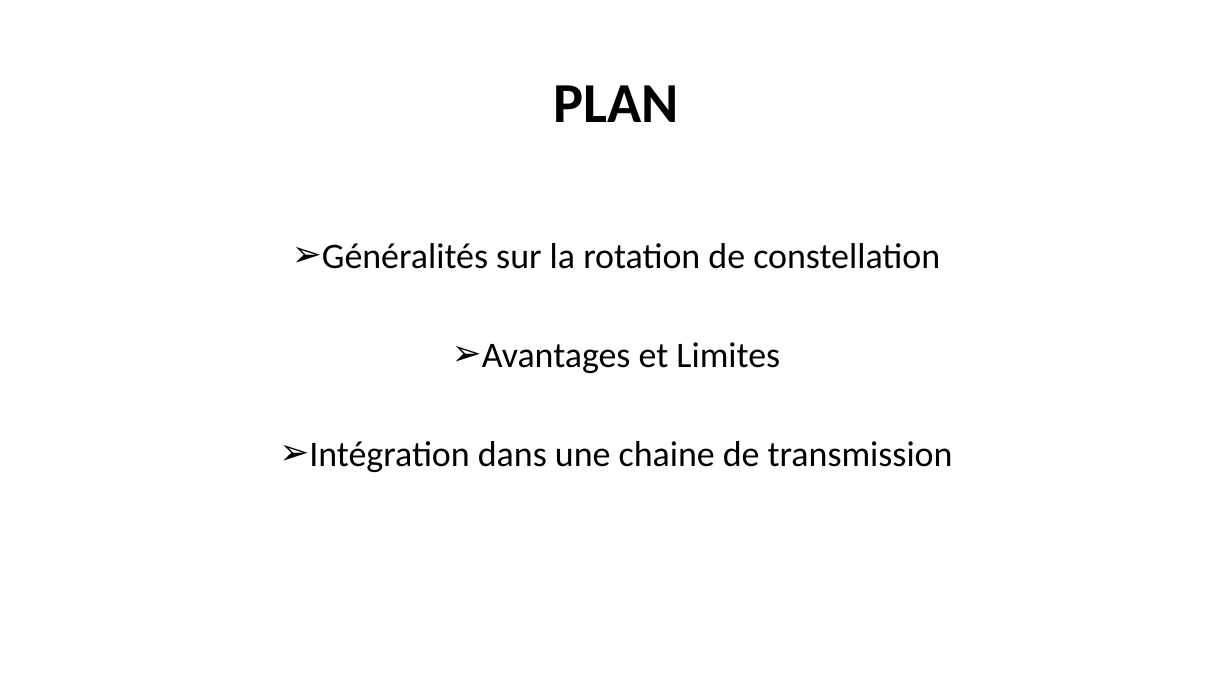
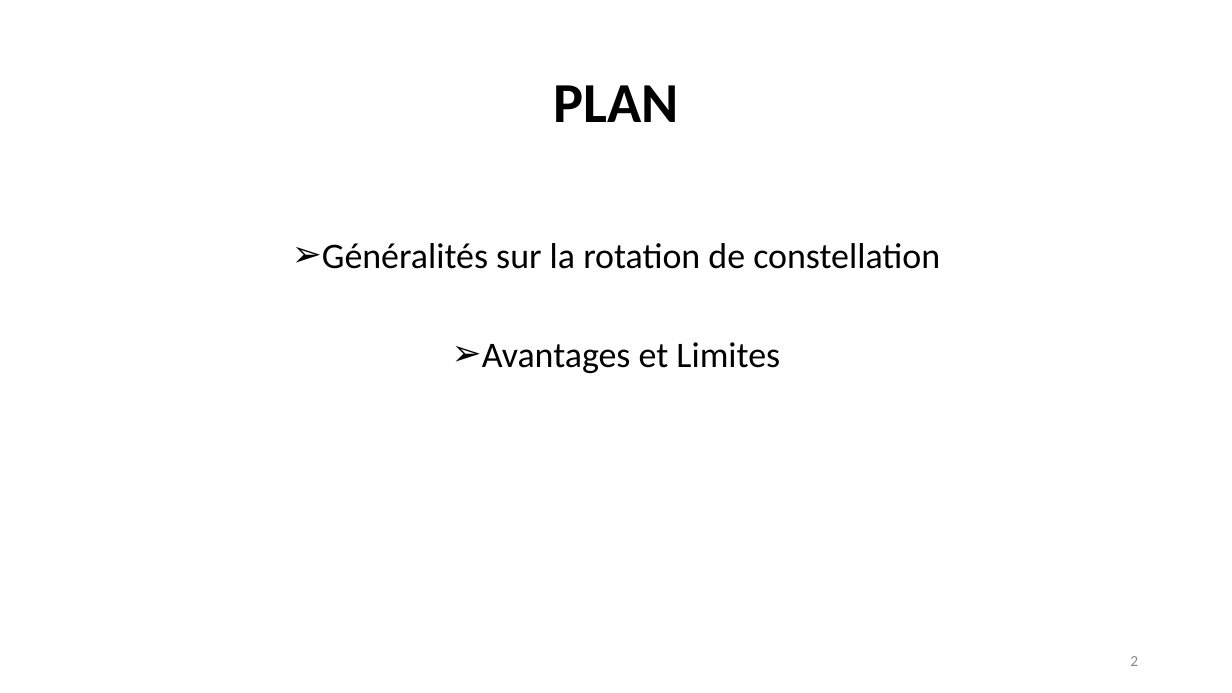
Before and after one commit to AKAKPO-Aschareel/MonMemoire, a slide deck: slide 2 of rotation_constellation.odp. Drawn at 1232x693 pixels with LibreOffice and Linux fonts; fonts in the diff are those of the drawing. Boxes give left, top, right and bottom in pixels: in the first picture for what was removed or moved away, otherwise in the second. Text is boxed around its words. In the diff, an @@ line names an element or a change of style, - is before the commit and + after.

```diff
--- a/rotation_constellation.odp
+++ b/rotation_constellation.odp
@@ text at [309,441,953,472]: paragraph removed @@
-➢ Intégration dans une chaine de transmission
@@ page number added at [1130,656,1138,666], 12 pt, text #898989 @@
+2
```
Also in this commit, not shown: 7 other slides changed, 15 other files.
